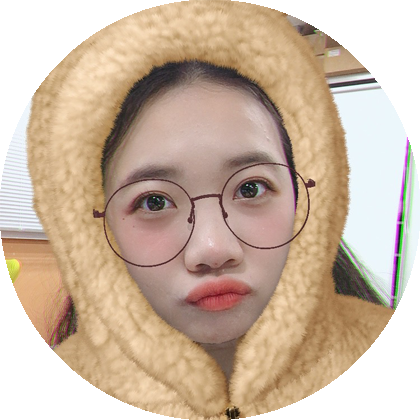
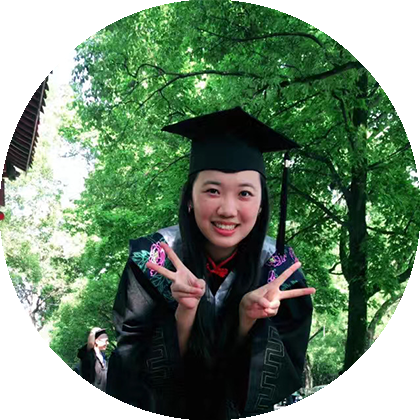
Two versions of the same layered image (420 x 420). Layer-by-layer changes:
hid "レイヤー 3" over [0, 0, 420, 420]
added layer "user2" above "レイヤー 1" over [0, 0, 420, 420]
